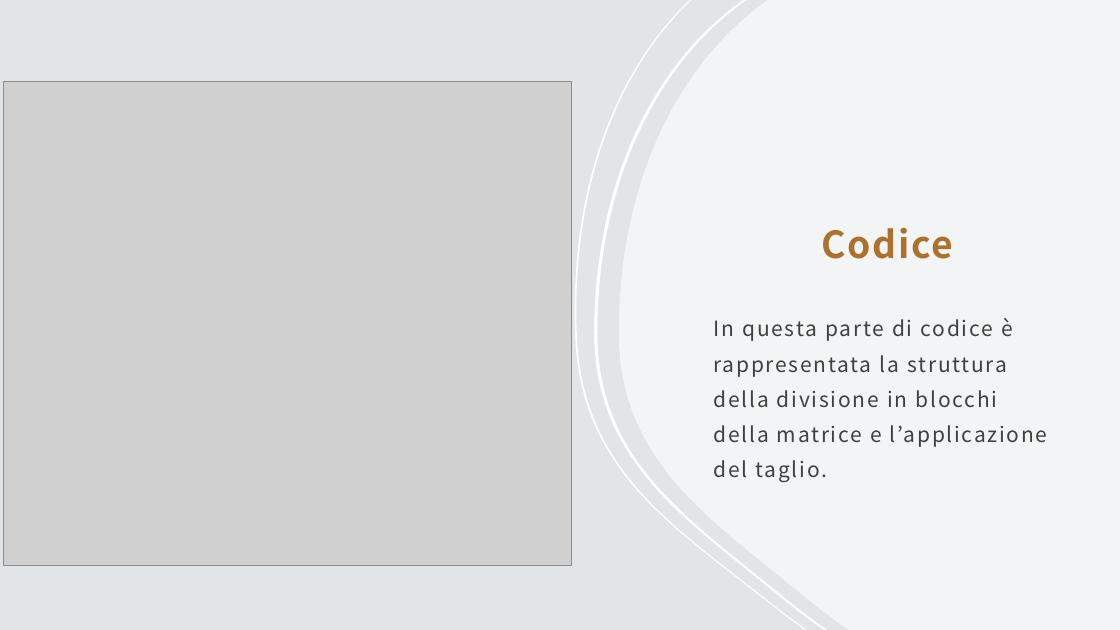
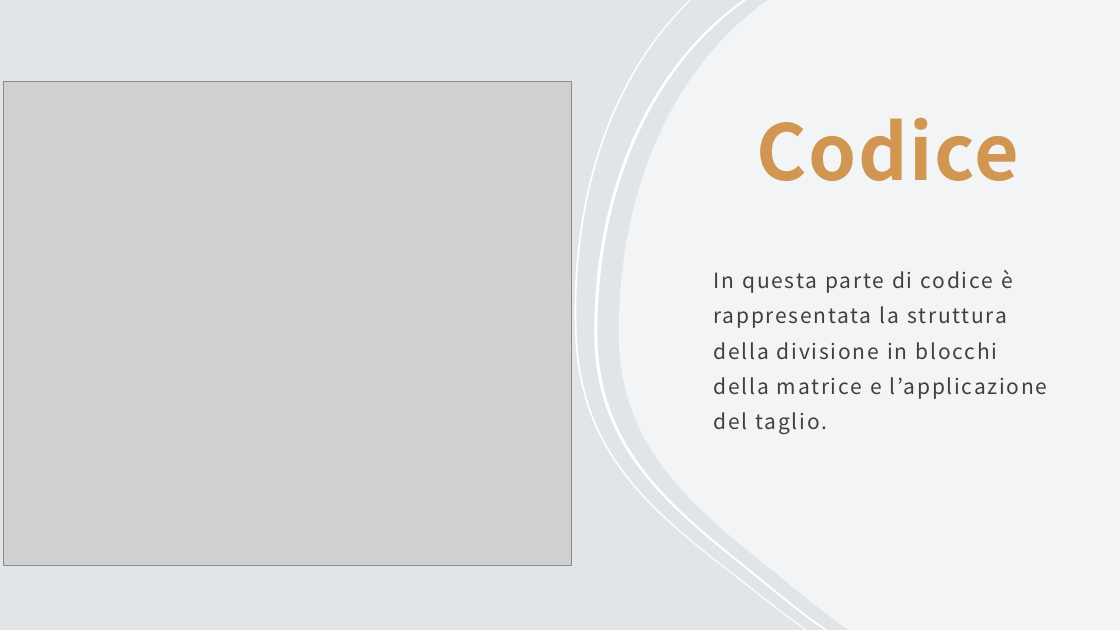
Before and after one commit to TittaLorenzo/jpegTranformerApp, a slide deck: slide 8 of jpegTransformerApp.pptx (slide 9 before the commit). Drawn at 1120x630 pixels with LibreOffice and Linux fonts; fonts in the diff are those of the drawing; grey boxes stand for pictures. Boxes give left, top, right and bottom in pixels: in the first picture for what was removed or moved away, otherwise in the second. Text is boxed around its words. In the diff, an @@ line names an element or a change of style, - is before the commit and + after.

```diff
--- a/jpegTransformerApp.pptx
+++ b/jpegTransformerApp.pptx
@@ title "Codice": place and size @@
-title "Codice" at box(821, 227, 953, 259)
+title "Codice" at box(756, 117, 1019, 181)
@@ title "Codice" at box(756, 117, 1019, 181): size 32 to 66 pt, text colour #AC722D to #D19651 @@
@@ text "In questa parte di codice ...": place and size @@
-text "In questa parte di codice ..." at box(713, 318, 1048, 482)
+text "In questa parte di codice ..." at box(713, 270, 1048, 434)
```
Also in this commit, not shown: 6 other slides changed, 1 slide removed, 1 other file.
